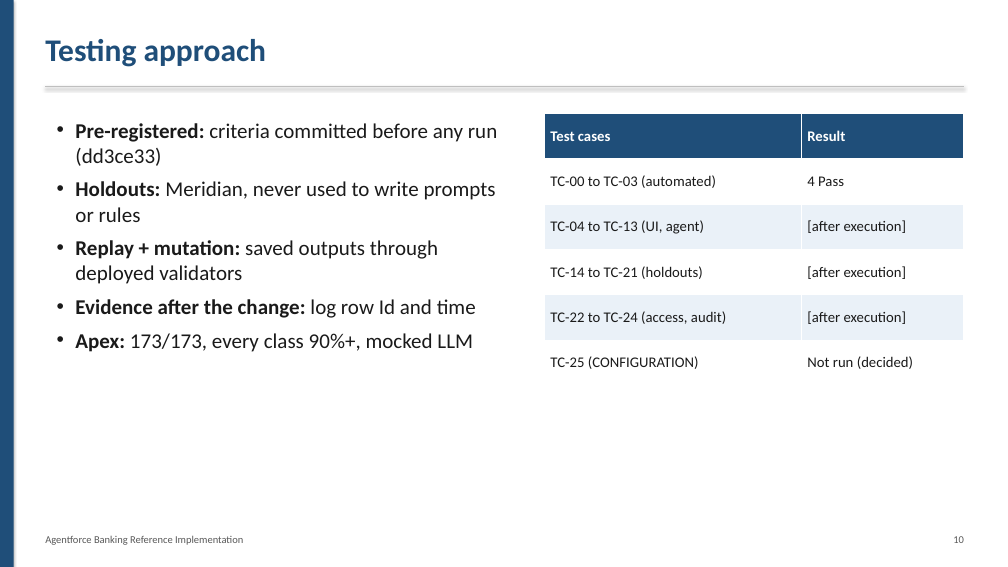
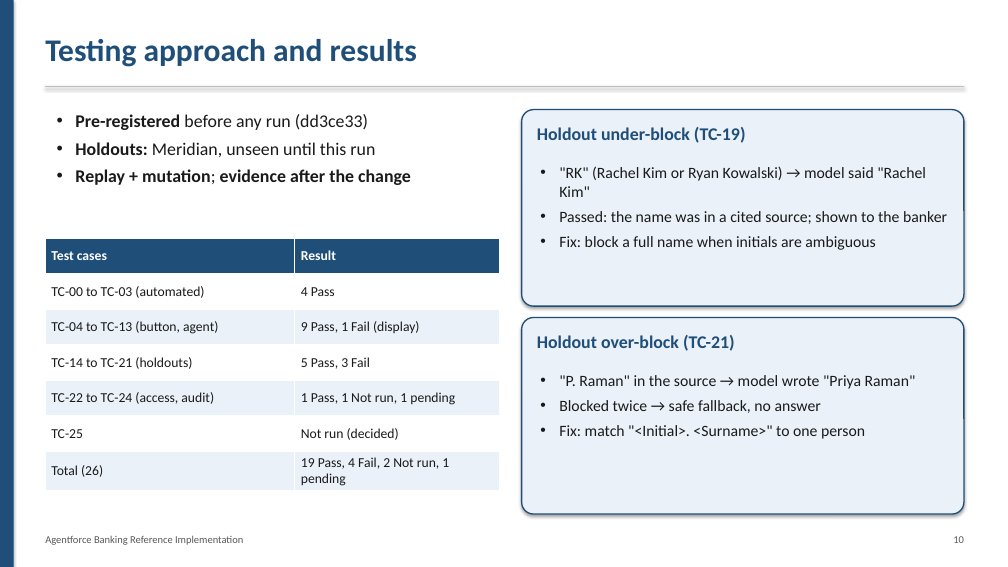
Before and after one commit to monibrahman/agentforce-banking-reference, a slide deck: slide 10 of docs/Panel_Overview.pptx. Drawn at 1008x567 pixels with LibreOffice and Linux fonts; fonts in the diff are those of the drawing. Boxes give left, top, right and bottom in pixels: in the first picture for what was removed or moved away, otherwise in the second. Text is boxed around its words. In the diff, an @@ line names an element or a change of style, - is before the commit and + after.

Commit message:
Rebuild docs with test results: Test Protocol (30 pp, conclusion), Functional Spec open items (26 pp), deck results slide (15 slides)
TC-13 Fail confirmed (display; own criterion passed). Holdout pair recorded in PROMPT_ITERATIONS: TC-19 under-block (reached the banker) and TC-21 over-block (failed safe); fixes proposed, not applied. FS: two initials rows in Known limitations, new section 17 Open items. Deck: 'Testing approach and results' with tallies (19/4/2/1 pending) and the pair; initials rules in Next steps. All documents stay 0.1. TC-22 step 4 still pending.

```diff
--- a/docs/Panel_Overview.pptx
+++ b/docs/Panel_Overview.pptx
@@ text at (45,39,417,67): text changed @@
-Testing approach
+Testing approach and results
@@ text at (75,114,411,185): text changed; size 20 to 17 pt; bold on @@
-• Pre-registered: criteria committed before any run (dd3ce33)
-• Holdouts: Meridian, never used to write prompts or rules
-• Replay + mutation: saved outputs through deployed validators
-• Evidence after the change: log row Id and time
-• Apex: 173/173, every class 90%+, mocked LLM
+• Pre-registered before any run (dd3ce33)
+• Holdouts: Meridian, unseen until this run
+• Replay + mutation; evidence after the change
@@ rounded rectangle added at (522,110,964,306), fill #EAF1F8, outline #1F4E79 1.25 pt @@
@@ text added at (537,127,746,143), 17 pt, text #1F4E79, bold @@
+Holdout under-block (TC-19)
@@ text added at (559,166,947,250), 15 pt, text #1A1A1A @@
+• "RK" (Rachel Kim or Ryan Kowalski) → model said "Rachel Kim"
+• Passed: the name was in a cited source; shown to the banker
+• Fix: block a full name when initials are ambiguous
@@ table at (45,238,499,490) @@
-row 3: TC-04 to TC-13 (UI, agent) | [after execution]
-row 4: TC-14 to TC-21 (holdouts) | [after execution]
-row 5: TC-22 to TC-24 (access, audit) | [after execution]
-row 6: TC-25 (CONFIGURATION) | Not run (decided)
+row 3: TC-04 to TC-13 (button, agent) | 9 Pass, 1 Fail (display)
+row 4: TC-14 to TC-21 (holdouts) | 5 Pass, 3 Fail
+row 5: TC-22 to TC-24 (access, audit) | 1 Pass, 1 Not run, 1 pending
+row 6: TC-25 | Not run (decided)
+row 7: Total (26) | 19 Pass, 4 Fail, 2 Not run, 1 pending
@@ table: place and size @@
-table at (544,113,964,386)
+table at (45,238,499,490)
@@ rounded rectangle added at (522,318,964,514), fill #EAF1F8, outline #1F4E79 1.25 pt @@
@@ text added at (537,335,735,351), 17 pt, text #1F4E79, bold @@
+Holdout over-block (TC-21)
@@ text added at (559,375,916,439), 15 pt, text #1A1A1A @@
+• "P. Raman" in the source → model wrote "Priya Raman"
+• Blocked twice → safe fallback, no answer
+• Fix: match "<Initial>. <Surname>" to one person
```
Also in this commit, not shown: 1 other slide changed, 8 other files.
